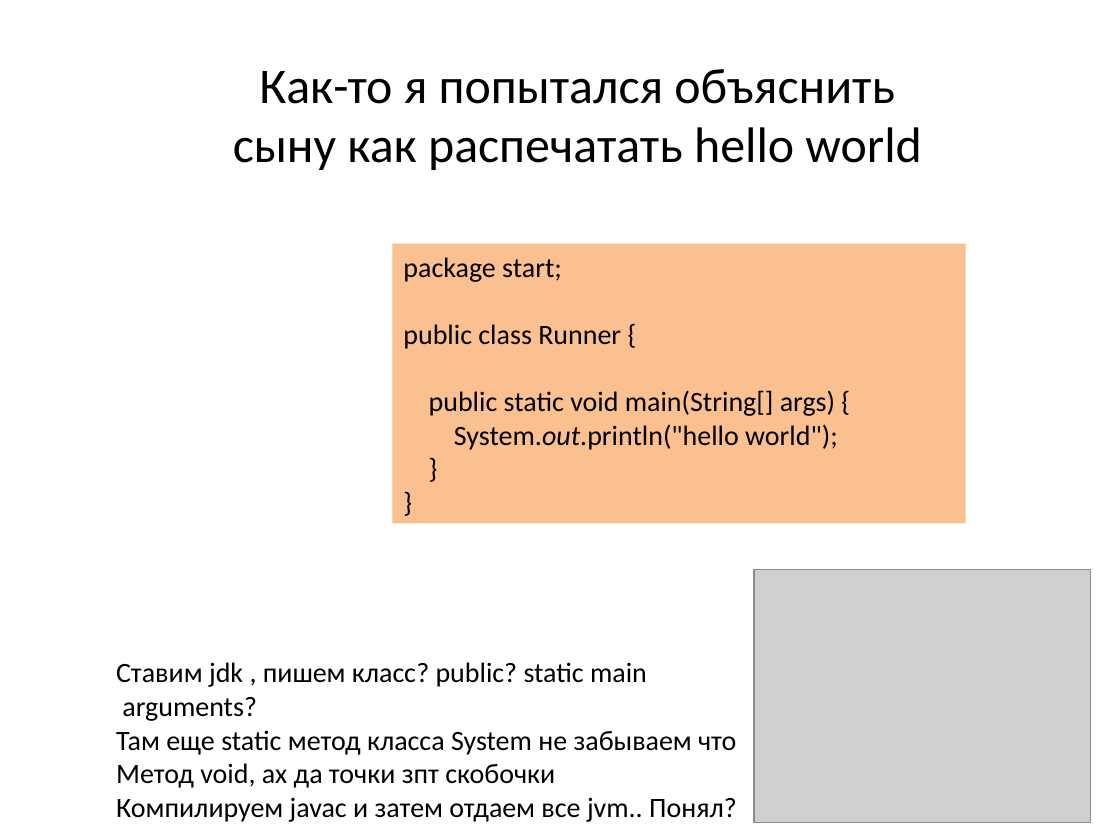
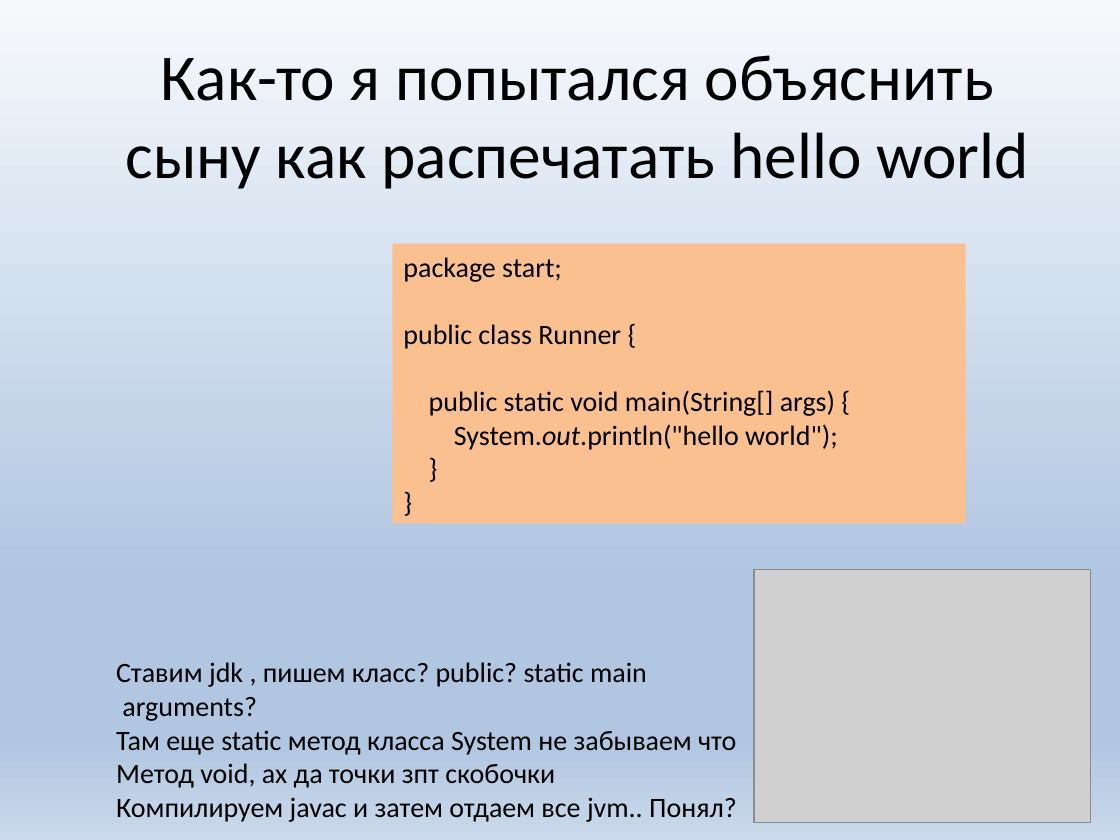
Before and after one commit to KZaharow/groovy, a slide deck: slide 1 of lets groovy.pptx. Drawn at 1120x840 pixels with LibreOffice and Linux fonts; fonts in the diff are those of the drawing; grey boxes stand for pictures; background and template pictures are left out. Boxes give left, top, right and bottom in pixels: in the first picture for what was removed or moved away, otherwise in the second. Text is boxed around its words. In the diff, an @@ line names an element or a change of style, - is before the commit and + after.

```diff
--- a/lets groovy.pptx
+++ b/lets groovy.pptx
@@ background picture (left out) to gradient #F6F9FC to #B0C6E1 to #CAD9EB @@
@@ text "Как-то я попытался объяснить сыну ..." at [126, 55, 1029, 189]: size 32.1 to 42 pt @@
```
Also in this commit, not shown: 14 other slides changed, 2 slides added, 1 other file.
